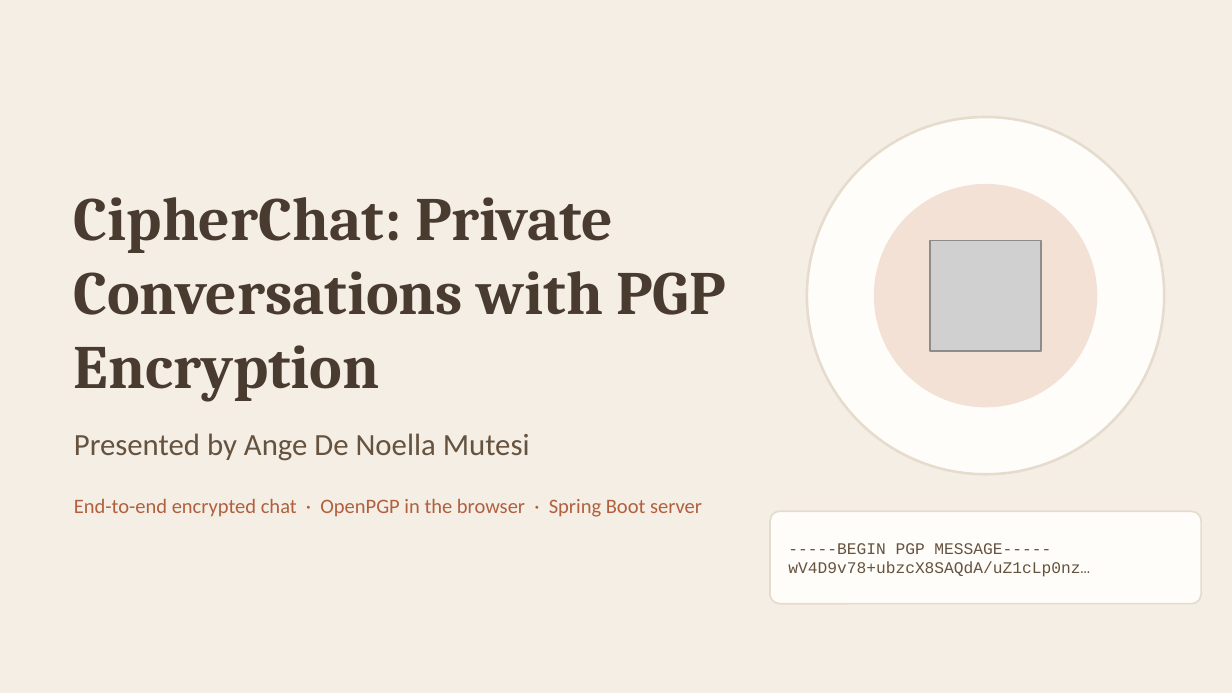
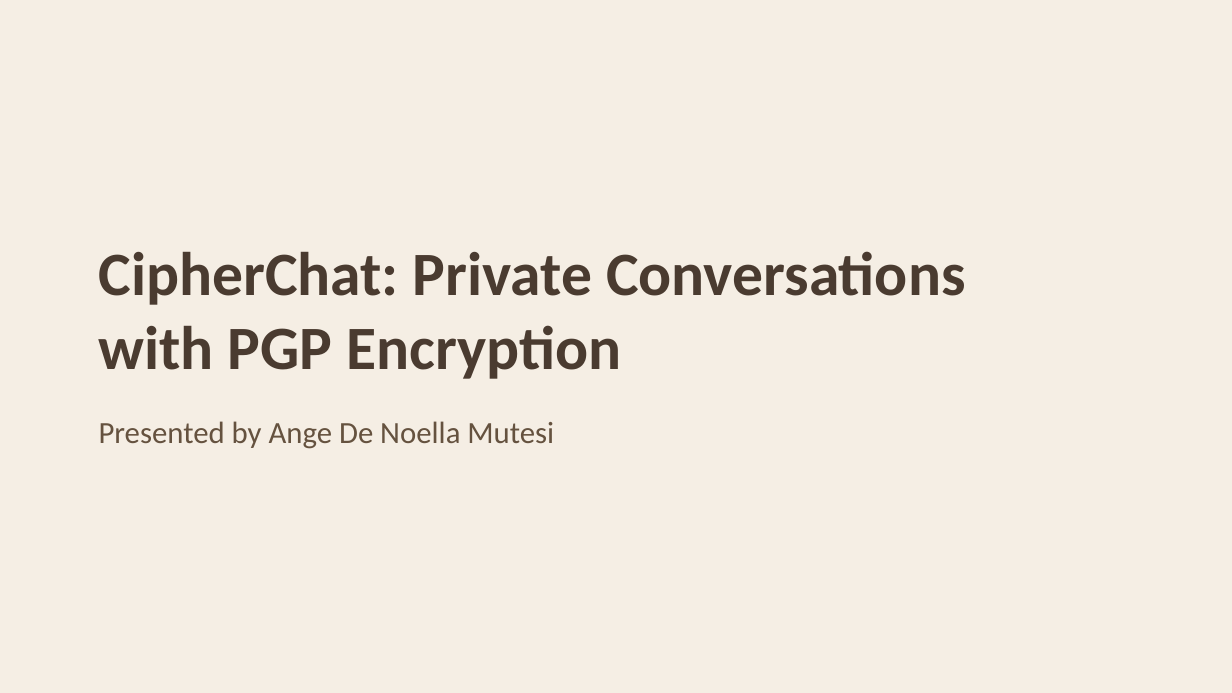
Before and after one commit to DeNoella/cipherchat, a slide deck: slide 1 of blog/docs/public/cybersecurity/pgp-presentation/CipherChat-PGP-Presentation.pptx. Drawn at 1232x693 pixels with LibreOffice and Linux fonts; fonts in the diff are those of the drawing; grey boxes stand for pictures. Boxes give left, top, right and bottom in pixels: in the first picture for what was removed or moved away, otherwise in the second. Text is boxed around its words. In the diff, an @@ line names an element or a change of style, - is before the commit and + after.

```diff
--- a/blog/docs/public/cybersecurity/pgp-presentation/CipherChat-PGP-Presentation.pptx
+++ b/blog/docs/public/cybersecurity/pgp-presentation/CipherChat-PGP-Presentation.pptx
@@ ellipse removed at box(807, 117, 1164, 474) @@
@@ text "CipherChat: Private Conversations with PGP ...": place and size @@
-text "CipherChat: Private Conversations with PGP ..." at box(74, 197, 726, 401)
+text "CipherChat: Private Conversations with PGP ..." at box(99, 251, 966, 379)
@@ text "CipherChat: Private Conversations with PGP ..." at box(99, 251, 966, 379): font Cambria to Calibri @@
@@ ellipse removed at box(875, 185, 1096, 407) @@
@@ picture removed at box(930, 240, 1041, 351) @@
@@ text "Presented by Ange De Noella ...": place and size @@
-text "Presented by Ange De Noella ..." at box(74, 433, 530, 461)
+text "Presented by Ange De Noella ..." at box(99, 421, 554, 449)
@@ text removed at box(74, 498, 702, 517) @@
-End-to-end encrypted chat · OpenPGP in the browser · Spring Boot server
@@ rounded rectangle removed at box(770, 511, 1201, 604) @@
@@ text removed at box(788, 543, 1090, 577) @@
------BEGIN PGP MESSAGE-----
-wV4D9v78+ubzcX8SAQdA/uZ1cLp0nz…
```
Also in this commit, not shown: 2 other slides changed, 2 slides added, 2 slides removed.
